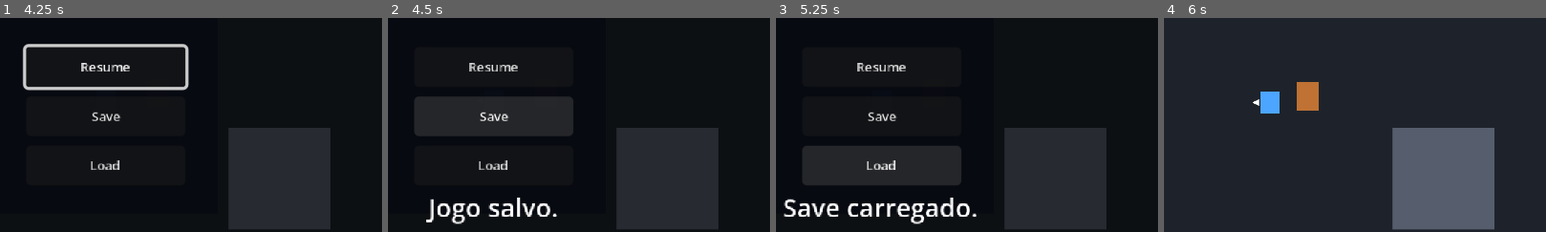
Above: before the commit, frames 1-4 (left to right).
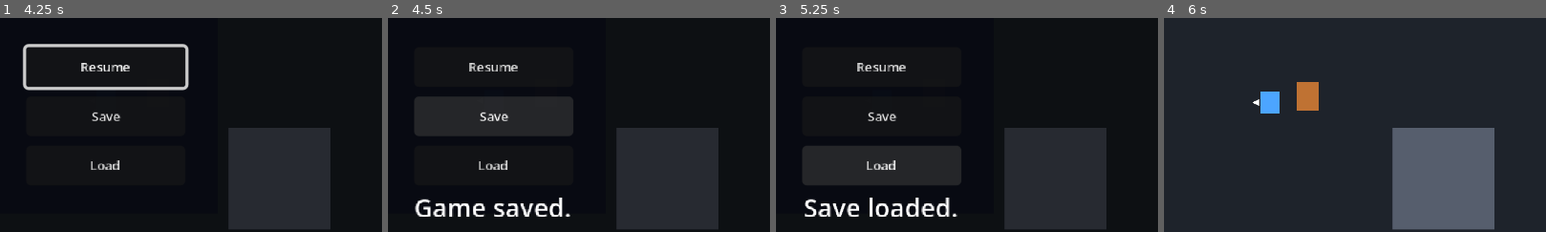
Above: after the commit, the same moments.

Repository: kikajima/dragonballsoullegacy
Game: Godot game, scene res://scenes/bootstrap/bootstrap.tscn
Two runs of this game, one before a commit and one after it. Both use one fixed random seed, a clock stepped at 60 frames per second and the inputs below.
Inputs:
- Up to frame 1 (4.25 s): tap Enter (ui_accept) at 0.5, 0.77, 1.52, 3.02, 3.5, 3.77 s; hold D (move_right) 0.53-1.28 s; tap J (attack) at 0.6 s; hold S (move_down) 1.28-2.03 s; tap Shift (block) at 1.35 s; hold D (move_right) 2.03-2.78 s; hold L (charge_ki) 2.03-2.78 s; hold W (move_up) 2.78-3.53 s; tap Space (dash) at 2.85 s; hold A (move_left) from 3.53 s (still down); hold E (interact) from 3.53 s (still down); tap Escape (ui_cancel) at 4.15 s
- Up to frame 2 (4.5 s): release A (move_left) at 4.25 s; release E (interact) at 4.25 s; click "Save" at 4.25 s
- Up to frame 3 (5.25 s): click "Load" at 5 s
- Up to frame 4 (6 s): click "Resume" at 5.75 s
The pictures show only the part of the screen within x 36-86%, y 30-80%; the shares and areas given below are measured in that part.

Frame 1 is identical in both runs. In frame 2, 2.0% of the frame differs, in the area x 7-48%, y 83-97%; in frame 3, 2.3%, in the area x 2-53%, y 83-97%; in frame 4, nothing differs.

Commit message:
ui: switch pause menu status text to English

Diff:
--- a/ui/pause/pause_menu.gd
+++ b/ui/pause/pause_menu.gd
@@ -44,13 +44,13 @@
 		"save_manager"
 	) as SaveManager
 	if manager == null:
-		status_label.text = "SaveManager não encontrado."
+		status_label.text = "SaveManager not found."
 		return
 
 	status_label.text = (
-		"Jogo salvo."
+		"Game saved."
 		if manager.save_game()
-		else "Falha ao salvar."
+		else "Failed to save."
 	)
 
 func _load() -> void:
@@ -62,7 +62,7 @@
 		return
 
 	status_label.text = (
-		"Save carregado."
+		"Save loaded."
 		if manager.load_game()
-		else "Nenhum save válido."
+		else "No valid save found."
 	)
